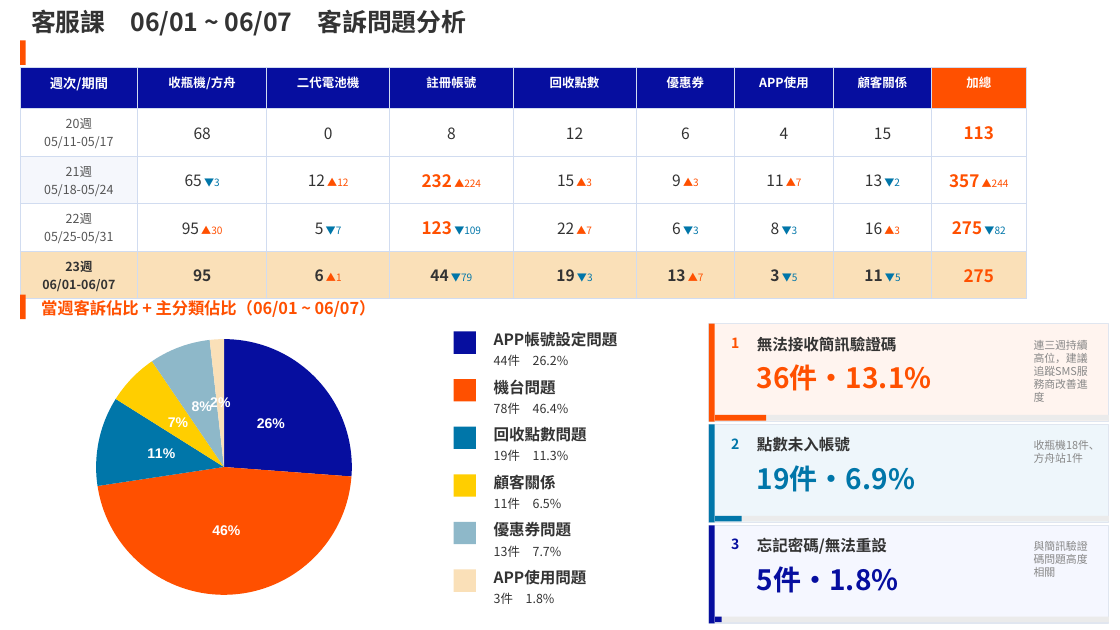
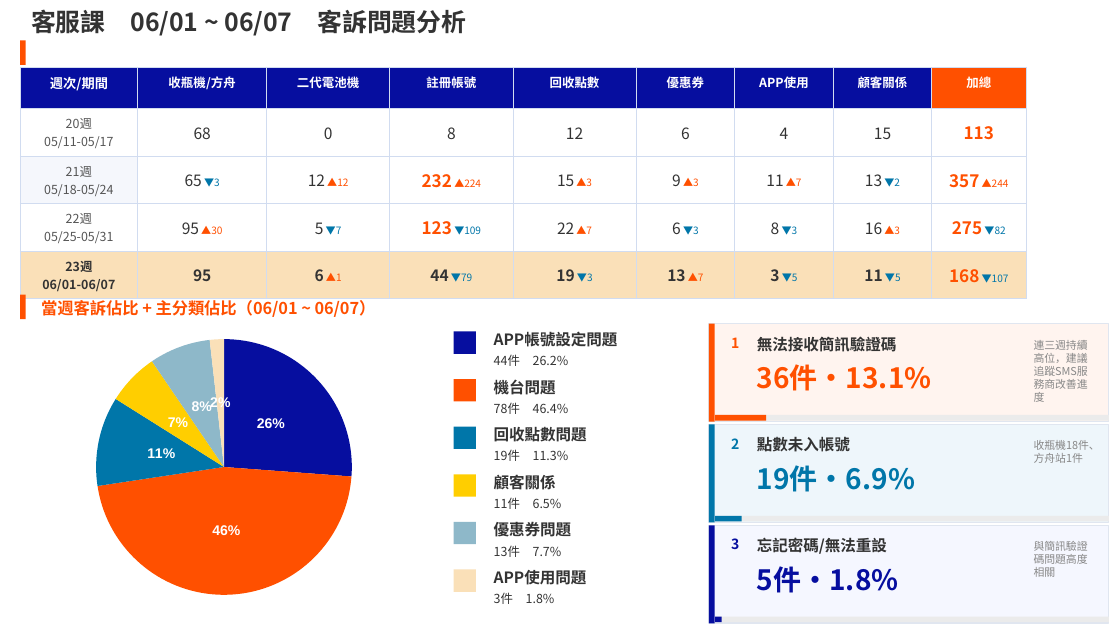
Before and after one commit to fen-ecoco/Operations-Weekly-Report, a slide deck: slide 1 of weekly-ppt/ecoco_週報_第23週_0601-0607.pptx. Drawn at 1120x630 pixels with LibreOffice and Linux fonts; fonts in the diff are those of the drawing. Boxes give left, top, right and bottom in pixels: in the first picture for what was removed or moved away, otherwise in the second. Text is boxed around its words. In the diff, an @@ line names an element or a change of style, - is before the commit and + after.

Commit message:
fix(w23): 總件數修正 275→168（僅計已分類件數）
- 第23週 CSV 中有 107 件尚未填入問題類型，排除後正確件數為 168 件
- 趨勢表加總欄同步修正：168 ▼107
- PPT 與腳本同步更新

```diff
--- a/weekly-ppt/ecoco_週報_第23週_0601-0607.pptx
+++ b/weekly-ppt/ecoco_週報_第23週_0601-0607.pptx
@@ table at <box>20,67,1026,296</box> @@
-row 5, column 9: 275
+row 5, column 9: 168 ▼107
```
Also in this commit, not shown: 1 other file.
